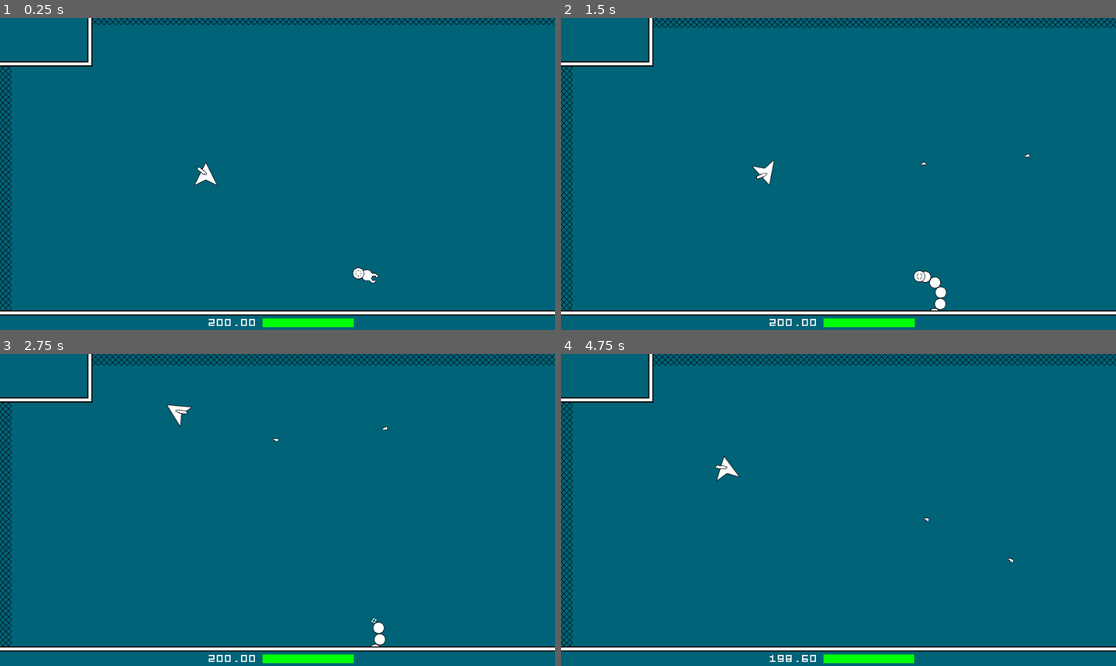
Above: before the commit, frames 1-4 (two rows, left to right).
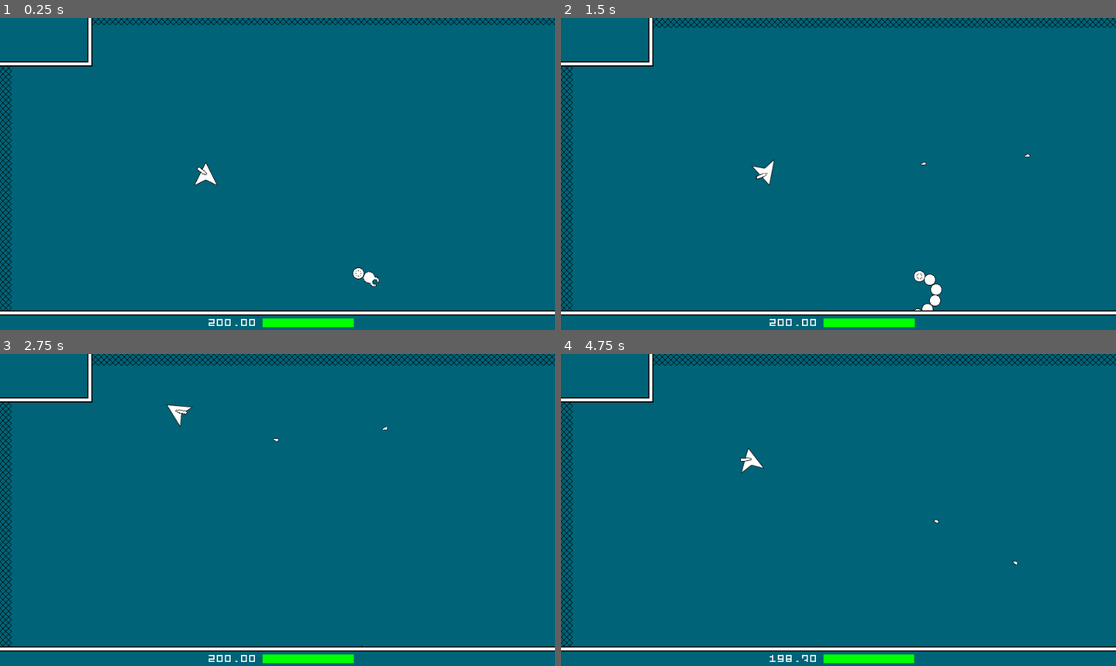
Above: after the commit, the same moments.

Repository: LangII/ProjectSpaceMiner
Game: Godot game, scene res://scenes/Main.tscn
Same seed, same stepped clock (60 frames per second), same inputs: the game is played once before the commit and once after it.
Inputs (mouse positions are in pixels of both pictures, inside the frame that each line leads up to):
- Up to frame 1 (0.25 s): no input
- Up to frame 2 (1.5 s): move the mouse to (960, 158) at 0.52 s; press the mouse at (960, 158) at 0.53 s; hold D (right) 0.53-1.28 s; move the mouse to (727, 189) at 1.27 s; release the mouse at (727, 189) at 1.28 s; hold S (down) from 1.28 s (still down); tap T (test) at 1.35 s
- Up to frame 3 (2.75 s): move the mouse to (333, 441) at 2.02 s; release S (down) at 2.03 s; press the mouse at (333, 441) at 2.03 s; hold D (right) from 2.03 s (still down)
- Up to frame 4 (4.75 s): move the mouse to (810, 572) at 2.77 s; release D (right) at 2.78 s; release the mouse at (810, 572) at 2.78 s; hold W (up) 2.78-3.53 s; tap T (test) at 2.85, 4.35 s; move the mouse to (1005, 556) at 3.52 s; press the mouse at (1005, 556) at 3.53 s; hold A (left) from 3.53 s (still down); move the mouse to (672, 463) at 4.27 s; release the mouse at (672, 463) at 4.28 s

The runs differ from the first frame. In frame 1, less than 0.1% of the frame differs, in the area x 65-69%, y 80-87%; in frame 2, 0.3%; in frame 3, 0.2%; in frame 4, 0.4%, in the area x 27-83%, y 30-99%.

Commit message:
clean enemy02 movement

Diff:
--- a/scenes/Enemy02.tscn
+++ b/scenes/Enemy02.tscn
@@ -87,8 +87,8 @@
 
 [node name="Ignored" type="Node" parent="."]
 
-[node name="CanGetNewTargetFromColTimer" type="Timer" parent="."]
+[node name="CanGenNewTargetFromColTimer" type="Timer" parent="."]
 wait_time = 2.0
 one_shot = true
 
-[connection signal="timeout" from="CanGetNewTargetFromColTimer" to="." method="_on_CanGetNewTargetFromColTimer_timeout"]
+[connection signal="timeout" from="CanGenNewTargetFromColTimer" to="." method="_on_CanGenNewTargetFromColTimer_timeout"]
--- a/scripts/Enemy02.gd
+++ b/scripts/Enemy02.gd
@@ -16,15 +16,12 @@
 onready var TAIL_SPIN_SPEED = 4
 onready var tail_spin_dir = util.getRandomItemFromArray([+1, -1])
 
-### movement
-
-#onready var SPEED = 80
-#onready var INNER_TURN_SHARPNESS = 3.8
-onready var SPEED = 60
-onready var INNER_TURN_SHARPNESS = 1.5
+#onready var SPEED = 60
+#onready var INNER_TURN_SHARPNESS = 1.5
+onready var SPEED = 80
+onready var INNER_TURN_SHARPNESS = 2.5
 
 onready var OUTER_TURN_DEG = 70
-#onready var OUTER_TURN_DEG = 80
 
 onready var turn_dir = +1
 onready var cur_dir = 90
@@ -37,13 +34,13 @@
 onready var TAIL_DIAMETER = 10
 
 onready var SPEED_TO_DIST_MODIFIER = 60.0
-#onready var SPEED_TO_DIST_MODIFIER = 150.0
 
 onready var SPINE_TO_SPINE_DIST = null
 onready var SEGMENT_TO_SEGMENT_SPINE_COUNT = null
 onready var SEGMENT_TO_TAIL_SPINE_COUNT = null
 onready var TOTAL_SPINE_COUNT = null
 
+""" TODO:  initial target to be randomly generated """
 onready var target = Vector2(620, 1000)
 
 onready var dist_to_target = 0.0
@@ -53,8 +50,8 @@
 onready var angle_to_target_is_expanding = null
 onready var is_approaching_target = null
 
-#onready var NEW_TARGET_SENS_DIST_MIN = 20
-onready var NEW_TARGET_SENS_DIST_MIN = 40
+### if this value is too low (20 gave me problems) then enemy02 sometimes ends in an infinite movement loop
+onready var GEN_NEW_TARGET_WITHIN_DIST = 40
 
 onready var NEW_TARGET_DIST_MIN = 200
 onready var NEW_TARGET_DIST_MAX = 400
@@ -65,6 +62,10 @@
 
 onready var CAN_GEN_NEW_TARGET_FROM_COL_DELAY = 2
 
+onready var COL_NEW_TARGET_ANGLE_EXPANSION = 22.5
+
+onready var collision = null
+
 
 ####################################################################################################
 
@@ -77,7 +78,7 @@
 
 	moveSegmentsToIgnored()
 
-	$CanGetNewTargetFromColTimer.wait_time = CAN_GEN_NEW_TARGET_FROM_COL_DELAY
+	$CanGenNewTargetFromColTimer.wait_time = CAN_GEN_NEW_TARGET_FROM_COL_DELAY
 
 
 func _process(_delta:float) -> void:
@@ -86,32 +87,9 @@
 
 	updateCurVector()
 
-	var col = move_and_collide(cur_vector * _delta, false)
-
-#	prev_is_touching_wall = is_touching_wall
-
-	is_touching_wall = false
-
-	if col:
-
-#        print("col = ", col)
-
-		if col.collider.name == 'TileMap':
-
-#            print("col.normal = ", col.normal)
-
-			is_touching_wall = true
-
-#            cur_vector = cur_vector.bounce(col.normal)
-
-#            target = Vector2(600, 450)
-
-			if can_get_new_target_from_col:
-
-				can_get_new_target_from_col = false
-				$CanGetNewTargetFromColTimer.start()
-
-				genNewTargetFromCol(col)
+	collision = move_and_collide(cur_vector * _delta, false)
+
+	handleCollision(collision)
 
 	rotation_degrees = cur_dir
 
@@ -129,19 +107,12 @@
 
 	updateAngleToTargetIsExpanding()
 
-#	if is_touching_wall and angle_to_target > OUTER_TURN_DEG:  SPEED = 0
-#	else:  SPEED = 60
-
-#    print("is_approaching_target = ", is_approaching_target)
-
-	if not is_touching_wall and is_approaching_target and angle_to_target_is_expanding and angle_to_target > OUTER_TURN_DEG:
-		changeTurnDir()
-
-	if dist_to_target <= NEW_TARGET_SENS_DIST_MIN:
-
-#        print("IS HAPPENING!!!")
-
-		genNewTarget()
+	if (
+		not is_touching_wall and is_approaching_target and
+		angle_to_target_is_expanding and angle_to_target > OUTER_TURN_DEG
+	):  changeTurnDir()
+
+	if dist_to_target <= GEN_NEW_TARGET_WITHIN_DIST:  genNewTarget()
 
 
 ####################################################################################################
@@ -199,6 +170,17 @@
 	cur_vector = Vector2(0, -SPEED).rotated(deg2rad(cur_dir))
 
 
+func handleCollision(_col:KinematicCollision2D) -> void:
+	is_touching_wall = false
+	if _col:
+		if _col.collider.name == 'TileMap':
+			is_touching_wall = true
+			if can_get_new_target_from_col:
+				can_get_new_target_from_col = false
+				$CanGenNewTargetFromColTimer.start()
+				genNewTargetFromCol(_col)
+
+
 func updateSpine() -> void:
 	spine.push_front(global_position)
 	spine.pop_back()
@@ -239,59 +221,35 @@
 
 
 func genNewTarget() -> void:
-
-	""" gen new target within hard coded limits """
-#    target = Vector2(util.getRandomInt(400, 600), util.getRandomInt(100, 400))
-
-	""" gen new target at random angle at NEW_TARGET_DIST_MAX dist from cur pos """
 	var target_dist = util.getRandomInt(NEW_TARGET_DIST_MIN, NEW_TARGET_DIST_MAX)
-	var target_vector = Vector2(target_dist, 0).rotated(deg2rad(util.getRandomInt(0, 360)))
-	target = global_position + target_vector
+	var target_angle = deg2rad(util.getRandomInt(0, 360))
+	target = global_position + Vector2(target_dist, 0).rotated(target_angle)
 
 
 func genNewTargetFromCol(col:KinematicCollision2D) -> void:
-#    var dist_to_new_target = global_position.distance_to(target)
-#    var angle_to_new_target = util.convAngleTo360Range(rad2deg(cur_vector.bounce(col.normal).angle()))
-
-#    var angle_to_new_target = util.convAngleTo360Range(rad2deg(col.normal.angle()))
-#    print("\nangle_to_new_target = ", angle_to_new_target)
-#    var vector_to_new_target = Vector2(NEW_TARGET_DIST_MAX, 0).rotated(deg2rad(angle_to_new_target))
-#    print("vector_to_new_target = ", vector_to_new_target)
-#    target = global_position + vector_to_new_target
-#    print("target = ", target)
-
-#    var old_vector = global_position.direction_to(target)
-#    var new_vector = old_vector.bounce(col.normal)
-#    target = global_position + Vector2(util.getRandomInt(NEW_TARGET_DIST_MIN, NEW_TARGET_DIST_MAX), 0).rotated(new_vector.angle())
-
-	var new_target_dist = util.getRandomInt(NEW_TARGET_DIST_MIN, NEW_TARGET_DIST_MAX)
-	var new_target_angle_mod = util.getRandomInt(-10, 10)
-	target = global_position + Vector2(new_target_dist, 0).rotated(
-#        col.normal.angle() + deg2rad(new_target_angle_mod)
-		col.normal.angle()
+	var target_dist = util.getRandomInt(NEW_TARGET_DIST_MIN, NEW_TARGET_DIST_MAX)
+	var col_normal = rad2deg(col.normal.angle())
+	var target_rot = util.getRandomInt(
+		col_normal - COL_NEW_TARGET_ANGLE_EXPANSION,
+		col_normal + COL_NEW_TARGET_ANGLE_EXPANSION
 	)
-
-#    print("\nglobal_position = ", global_position)
-#    print("target =            ", target)
-
-	print("\rad2deg(ncol.normal.angle()) = ", rad2deg(col.normal.angle()))
+	target = global_position + Vector2(target_dist, 0).rotated(target_rot)
+
+
+####################################################################################################
+
+
+func _on_CanGenNewTargetFromColTimer_timeout():
+	can_get_new_target_from_col = true
+
+
+
+
 
 
 """
 2023-01-18
 TURNOVER NOTES:
-- I think I fixed the problem of the enemy getting caught in an infinite loop by adjust
-NEW_TARGET_SENS_DIST_MIN.
-- When genNewTarget() due to collision, need to include collision reflection in the genNewTarget()
-calculation.
+
 - Need to make tail a little bigger.
 """
-
-
-
-
-
-
-func _on_CanGetNewTargetFromColTimer_timeout():
-
-	can_get_new_target_from_col = true
